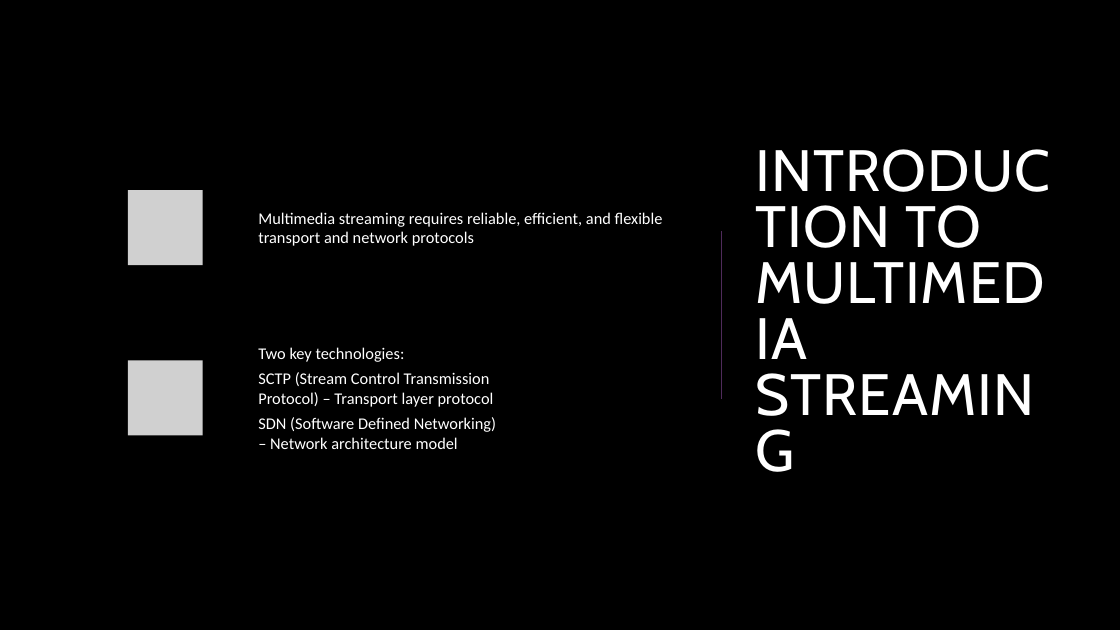
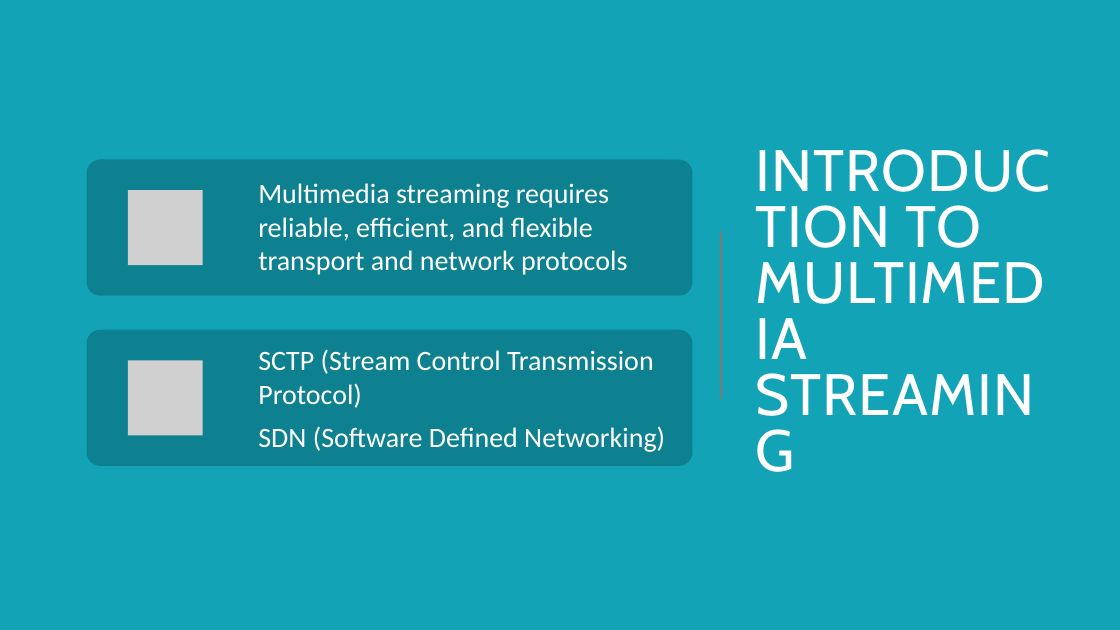
Before and after one commit to AyuTUL/IV, a slide deck: slide 2 of CN/Multimedia&FutureNetworking.pptx. Drawn at 1120x630 pixels with LibreOffice and Linux fonts; fonts in the diff are those of the drawing; grey boxes stand for pictures. Boxes give left, top, right and bottom in pixels: in the first picture for what was removed or moved away, otherwise in the second. Text is boxed around its words. In the diff, an @@ line names an element or a change of style, - is before the commit and + after.

```diff
--- a/CN/Multimedia&FutureNetworking.pptx
+++ b/CN/Multimedia&FutureNetworking.pptx
@@ background #000000 to #13A3B7 @@
@@ rounded rectangle at (87,160,692,296): fill #000000 to #0E8190 @@
@@ text "Multimedia streaming requires reliable, efficient, ..." at (258,183,627,275): size 14 to 24 pt; more space between paragraphs @@
@@ line (722, 399) - (722, 231): stroke #4F2B5B 1.5 pt to #E7512E 1.5 pt @@
@@ rounded rectangle at (87,330,692,466): fill #000000 to #0E8190 @@
@@ text at (258,349,665,452): text changed; size 14 to 24 pt @@
-Two key technologies:
-SCTP (Stream Control Transmission Protocol) – Transport layer protocol
-SDN (Software Defined Networking) – Network architecture model
+SCTP (Stream Control Transmission Protocol)
+SDN (Software Defined Networking)
```
Also in this commit, not shown: 19 other slides changed, 3 slides added.
